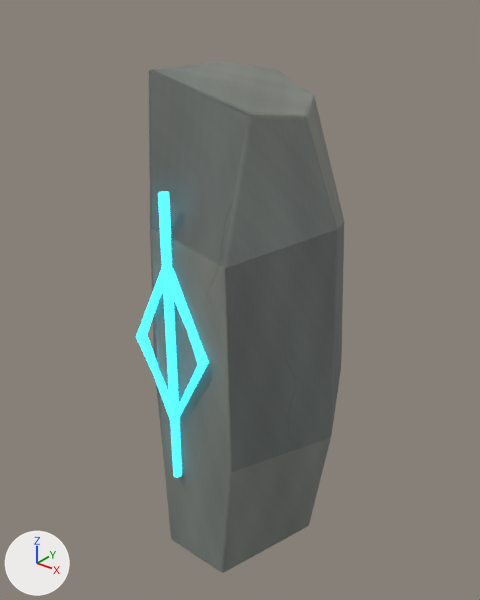
The glTF model exports/environment/components/forest_rune_monolith.glb as it was, and as the next commit left it.
The view is the same before and after, from a camera (50 mm lens) standing at (1.3, -1.543, 1.907) and looking at (-0.007, 0.091, 0.894). The axes (+X, +Y, +Z) are drawn at lower left. The lights are the same throughout. The older version comes first.

In view in the first picture: 'Glowing diamond rune', 'Rune vertical stroke', 'Weathered shrine monolith'.
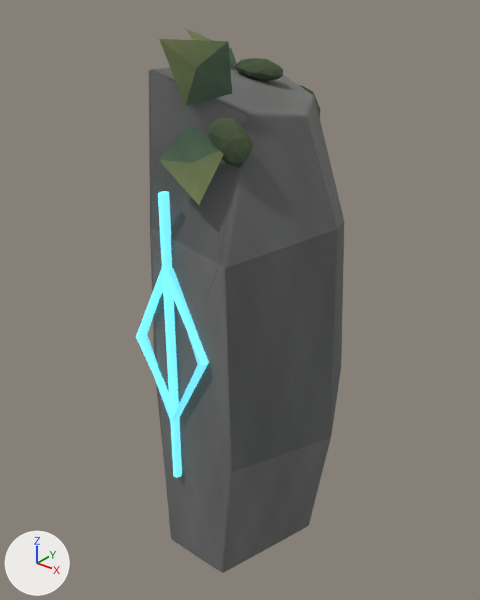
Diff of the bpy script that builds the scene:
```diff
--- a/exports/environment/components/forest_rune_monolith.glb.py
+++ b/exports/environment/components/forest_rune_monolith.glb.py
@@ mat_rune_glow @@
 mat_rune_glow = principled_material('rune_glow')
-mat_rune_glow.base_color = (0.047, 0.711, 1.0)  # cyan #3ddbff
+mat_rune_glow.base_color = (0.141, 0.604, 0.763)  # cyan #69cce2
 mat_rune_glow.roughness = 0.75
-mat_rune_glow.emission_color = (0.047, 0.711, 1.0)  # cyan #3ddbff
-mat_rune_glow.emission_strength = 2.0
+mat_rune_glow.emission_color = (0.163, 0.7, 0.885)  # cyan #70daf2
+mat_rune_glow.emission_strength = 1.0
@@ mat_stone @@
 n2 = _N.new('ShaderNodeTexImage'); n2.name = 'Image Texture'
-n2.image = img_painted_stone_color
+n2.image = img_whisperwood_v1_bd19e142eb936941aadd
 n3 = _N.new('ShaderNodeMath'); n3.name = 'Math'
@@ mat_stone_light @@
 n2 = _N.new('ShaderNodeTexImage'); n2.name = 'Image Texture'
-n2.image = img_painted_stone_light_color
+n2.image = img_whisperwood_v1_e8f422f0e86afa6d76a4
 n3 = _N.new('ShaderNodeMath'); n3.name = 'Math'
@@ mat_moss_woodland @@
+mat_moss_woodland = bpy.data.materials.new('moss_woodland')
+# uses the picture img_painted_moss_roughness
+# uses the picture img_painted_moss_woodland_color
@@ mat_forest_leaf_woodland @@
+mat_forest_leaf_woodland = bpy.data.materials.new('forest_leaf_woodland')
+# uses the picture img_painted_forest_leaf_woodland_color
+# uses the picture img_painted_leaf_normal
+# uses the picture img_painted_leaf_roughness
@@ mat_forest_leaf_woodland_tip @@
+mat_forest_leaf_woodland_tip = bpy.data.materials.new('forest_leaf_woodland_tip')
+# uses the picture img_painted_forest_leaf_woodland_tip_color
+# uses the picture img_painted_leaf_normal
+# uses the picture img_painted_leaf_roughness
@@ ob_woodland_shared_moss_cushion_038 @@
+ob_woodland_shared_moss_cushion_038 = bpy.data.objects.new('Woodland shared moss cushion.038', me_woodland_shared_moss_cushion)  # 42 vertices, 80 faces; spans x -0.094..0.097, y -0.07..0.069, z -0.022..0.055
+ob_woodland_shared_moss_cushion_038.location = (-0.007, 0.184, 1.639)
+ob_woodland_shared_moss_cushion_038.rotation_euler = (0.0663, 0.189, 0.441)  # degrees (3.8, 11, 25)
+ob_woodland_shared_moss_cushion_038.scale = (0.805, 0.805, 0.805)
@@ ob_woodland_shared_moss_cushion_037 @@
+ob_woodland_shared_moss_cushion_037 = bpy.data.objects.new('Woodland shared moss cushion.037', me_woodland_shared_moss_cushion)  # 42 vertices, 80 faces; spans x -0.094..0.097, y -0.07..0.069, z -0.022..0.055
+ob_woodland_shared_moss_cushion_037.location = (-0.012, 0.377, 1.466)
+ob_woodland_shared_moss_cushion_037.rotation_euler = (-1.193, -0.825, -0.545)  # degrees (-68, -47, -31)
+ob_woodland_shared_moss_cushion_037.scale = (1.36, 1.36, 1.36)
@@ ob_woodland_shared_moss_cushion_036 @@
+ob_woodland_shared_moss_cushion_036 = bpy.data.objects.new('Woodland shared moss cushion.036', me_woodland_shared_moss_cushion)  # 42 vertices, 80 faces; spans x -0.094..0.097, y -0.07..0.069, z -0.022..0.055
+ob_woodland_shared_moss_cushion_036.location = (0.135, -0.128, 1.501)
+ob_woodland_shared_moss_cushion_036.rotation_euler = (1.182, 0.856, 0.228)  # degrees (68, 49, 13)
+ob_woodland_shared_moss_cushion_036.scale = (0.744, 0.744, 0.744)
@@ ob_woodland_shared_curved_ivy_leaf_108 @@
+ob_woodland_shared_curved_ivy_leaf_108 = bpy.data.objects.new('Woodland shared curved ivy leaf.108', me_woodland_shared_curved_ivy_leaf)  # 5 vertices, 4 faces; spans x -0.076..0.076, y 0.0..0.17, z 0.0..0.055
+ob_woodland_shared_curved_ivy_leaf_108.location = (-0.094, 0.186, 1.656)
+ob_woodland_shared_curved_ivy_leaf_108.rotation_euler = (0.199, -0.0235, 1.789)  # degrees (11, -1.3, 103)
+ob_woodland_shared_curved_ivy_leaf_108.scale = (1.22, 1.22, 1.22)
@@ ob_woodland_shared_curved_ivy_leaf_104 @@
+ob_woodland_shared_curved_ivy_leaf_104 = bpy.data.objects.new('Woodland shared curved ivy leaf.104', me_woodland_shared_curved_ivy_leaf)  # 5 vertices, 4 faces; spans x -0.076..0.076, y 0.0..0.17, z 0.0..0.055
+ob_woodland_shared_curved_ivy_leaf_104.location = (0.119, -0.1, 1.624)
+ob_woodland_shared_curved_ivy_leaf_104.rotation_euler = (1.141, -0.932, 0.881)  # degrees (65, -53, 50)
+ob_woodland_shared_curved_ivy_leaf_104.scale = (1.32, 1.32, 1.32)
@@ ob_woodland_shared_curved_ivy_leaf_103 @@
+ob_woodland_shared_curved_ivy_leaf_103 = bpy.data.objects.new('Woodland shared curved ivy leaf.103', me_woodland_shared_curved_ivy_leaf)  # 5 vertices, 4 faces; spans x -0.076..0.076, y 0.0..0.17, z 0.0..0.055
+ob_woodland_shared_curved_ivy_leaf_103.location = (0.029, -0.177, 1.542)
+ob_woodland_shared_curved_ivy_leaf_103.rotation_euler = (-1.314, 0.209, -2.559)  # degrees (-75, 12, -147)
+ob_woodland_shared_curved_ivy_leaf_103.scale = (1.29, 1.29, 1.29)
```

Boxes (x1, y1, x2, y2) around the edits, measured in the pictures (480 x 600 px):
'Weathered shrine monolith', surface changed: (149, 63, 344, 573) in both
'Woodland shared curved ivy leaf.104', added (green): after (159, 39, 232, 106)
'Glowing diamond rune', recoloured, surface changed: (136, 268, 209, 423) in both
'Woodland shared curved ivy leaf.103', added (green): after (159, 125, 224, 205)
'Rune vertical stroke', recoloured, surface changed: (158, 191, 182, 478) in both
'Woodland shared moss cushion.036', added (green): after (209, 118, 254, 167)
'Woodland shared moss cushion.038', added (green): after (235, 58, 283, 81)
'Woodland shared curved ivy leaf.108', added: after (185, 28, 236, 64)
'Woodland shared moss cushion.037', added (mostly hidden): after (300, 85, 320, 118)
